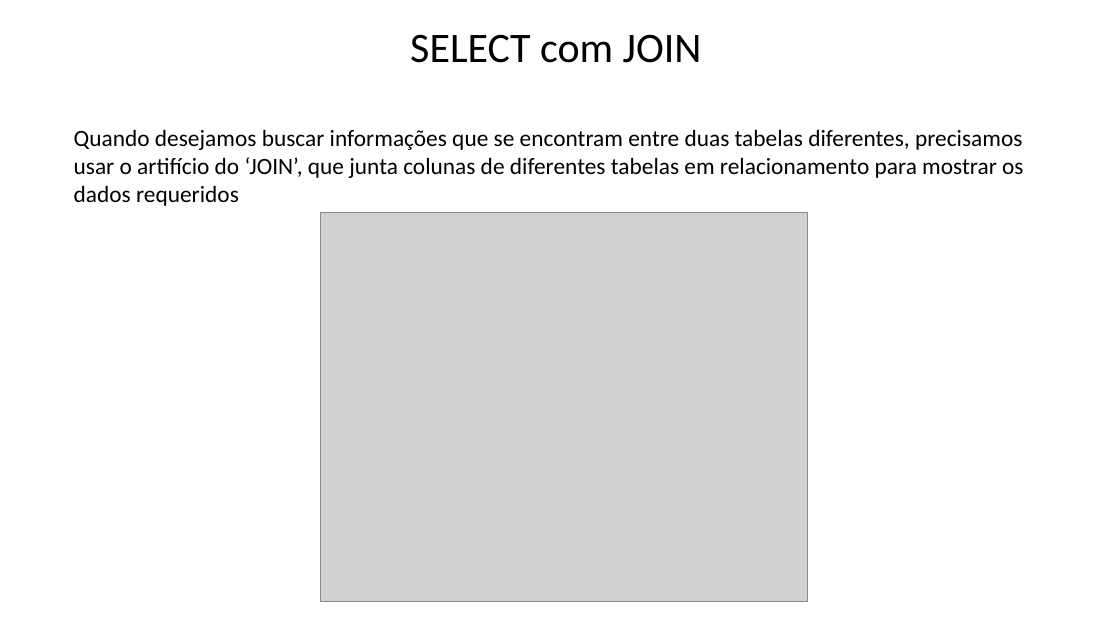
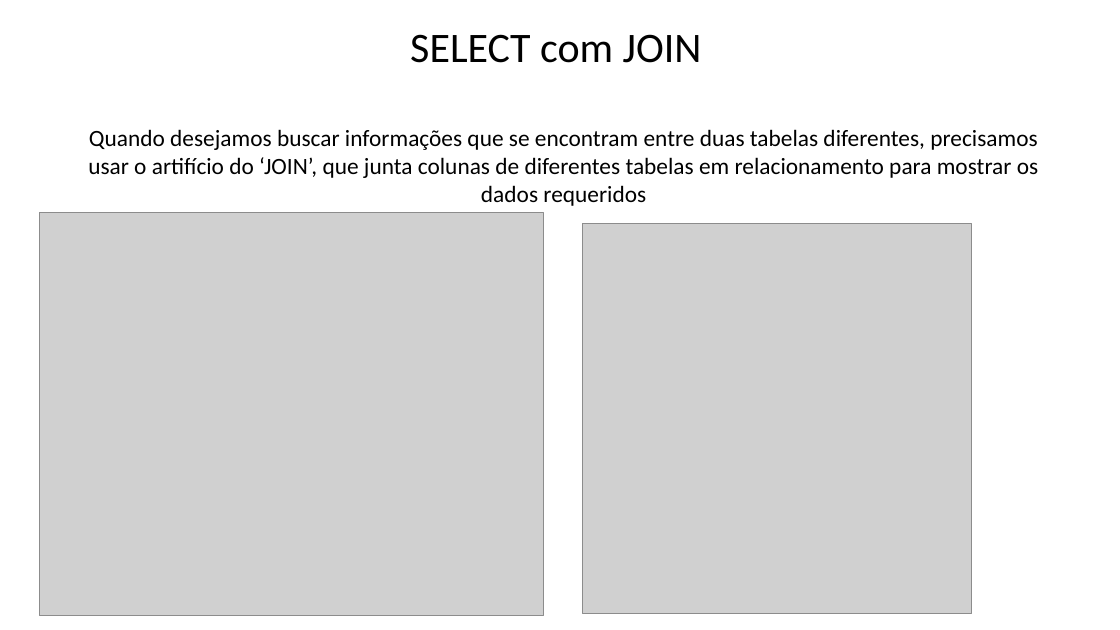
Before and after one commit to Felipe-Tagawa/C07-Monitoria, a slide deck: slide 3 of Aula 7/SelectJoin.pptx. Drawn at 1120x630 pixels with LibreOffice and Linux fonts; fonts in the diff are those of the drawing; grey boxes stand for pictures; background and template pictures are left out. Boxes give left, top, right and bottom in pixels: in the first picture for what was removed or moved away, otherwise in the second. Text is boxed around its words. In the diff, an @@ line names an element or a change of style, - is before the commit and + after.

```diff
--- a/Aula 7/SelectJoin.pptx
+++ b/Aula 7/SelectJoin.pptx
@@ text "Quando desejamos buscar informações que ..." at (x1=88, y1=129, x2=1038, y2=206): alignment left to centre @@
@@ picture added at (x1=39, y1=213, x2=544, y2=616) @@
@@ picture removed at (x1=320, y1=212, x2=807, y2=602) @@
@@ picture added at (x1=583, y1=223, x2=972, y2=613) @@
```
Also in this commit, not shown: 1 other file.
